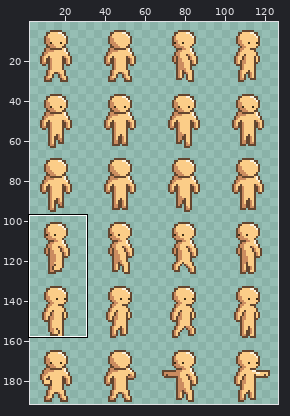
A sprite sheet gets an edit: Assets/Content/Races/human_light/human_light.png. Above, an overview of the earlier version with the close-up marked.
Close-up. Old version:
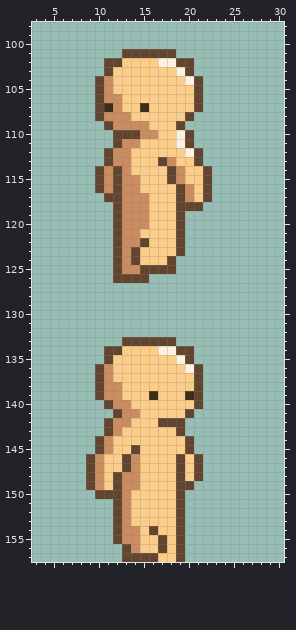
The file is 128x192 pixels. Shown: x 3..30, y 98..157. The wide view leaves out empty margins. The commit also changed other parts of the picture, which this record leaves out.
And afterwards:
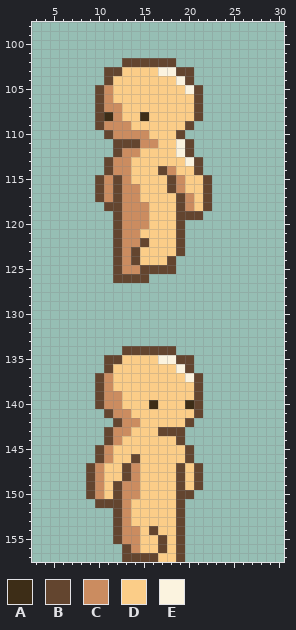
Palette (. is transparent): A #3d2d17  B #63452f  C #cb8c60  D #fbcd88  E #fbf3df
Difference:
Colour C becomes colour A in row 108 at x 11.
Colour D becomes colour A in row 108 at x 15; in row 140 at x 16 and 20.
The author put colour B in row 108 at x 21; in row 109 at x 10 and 20; in row 110 at x 11; in row 117 at x 10; in row 118 at x 11 and 22; in row 119 at x 20 to 21.
The author put colour B in row 140 at x 10; in row 141 at x 11 and 21; in row 142 at x 20; in row 149 at x 21; in row 150 at x 9 and 20; in row 151 at x 10 to 11.
Colour C becomes colour B in row 104 at x 11; in row 111 at x 13 to 14; in row 112 at x 12; in row 114 at x 11; in row 136 at x 11; in row 142 at x 12.
Colour C becomes colour B in row 144 at x 11; in row 146 at x 10 and 14; in row 148 at x 13.
Colour D becomes colour B in row 102 at x 13 to 16; in row 103 at x 12; in row 114 at x 17 and 21; in row 116 at x 18; in row 134 at x 13 to 16; in row 135 at x 12.
Colour D becomes colour B in row 143 at x 17 to 18; in row 144 at x 19; in row 146 at x 20.
Colour E becomes colour B in row 102 at x 17 to 18; in row 103 at x 19; in row 104 at x 20; in row 110 at x 19; in row 112 at x 20; in row 134 at x 17 to 18.
Colour E becomes colour B in row 135 at x 19; in row 136 at x 20.
Colour A becomes colour C in row 107 at x 11.
Colour B becomes colour C in row 109 at x 11; in row 110 at x 12 to 14; in row 114 at x 12 and 18; in row 116 at x 19; in row 117 at x 11; in row 118 at x 20.
Colour B becomes colour C in row 140 at x 11; in row 141 at x 12; in row 150 at x 10.
Colour D becomes colour C in row 111 at x 15 to 16; in row 112 at x 14; in row 142 at x 14; in row 143 at x 13; in row 144 at x 12; in row 146 at x 11.
Colour D becomes colour C in row 150 at x 14.
Colour A becomes colour D in row 107 at x 15; in row 139 at x 16 and 20.
Colour B becomes colour D in row 108 at x 20; in row 109 at x 19; in row 113 at x 17; in row 118 at x 21; in row 141 at x 20; in row 142 at x 17 to 19.
Colour B becomes colour D in row 145 at x 14; in row 146 at x 13 and 19; in row 148 at x 12; in row 149 at x 20; in row 150 at x 11.
Colour C becomes colour D in row 106 at x 12; in row 108 at x 13; in row 109 at x 14 to 15; in row 110 at x 16; in row 113 at x 18; in row 114 at x 19.
Colour C becomes colour D in row 115 at x 14; in row 116 at x 20; in row 117 at x 15; in row 138 at x 12; in row 140 at x 13; in row 141 at x 14.
Colour D becomes colour E in row 103 at x 17 to 18; in row 104 at x 19; in row 105 at x 20; in row 112 at x 19; in row 113 at x 20; in row 135 at x 17 to 18.
Colour D becomes colour E in row 136 at x 19; in row 137 at x 20.
The edit erases colour B in row 101 at x 13 to 18; in row 102 at x 11 to 12 and 19 to 20; in row 104 at x 10 and 21; in row 110 at x 20; in row 112 at x 11 and 21; in row 114 at x 10 and 22.
The edit erases colour B in row 133 at x 13 to 18; in row 134 at x 11 to 12 and 19 to 20; in row 136 at x 10 and 21; in row 142 at x 11; in row 144 at x 10 and 20; in row 146 at x 9 and 21.
Pixel boxes of the changes (left, top, right, bottom) in both close-ups:
changed: (95, 49, 212, 220)
changed: (86, 337, 203, 508)
